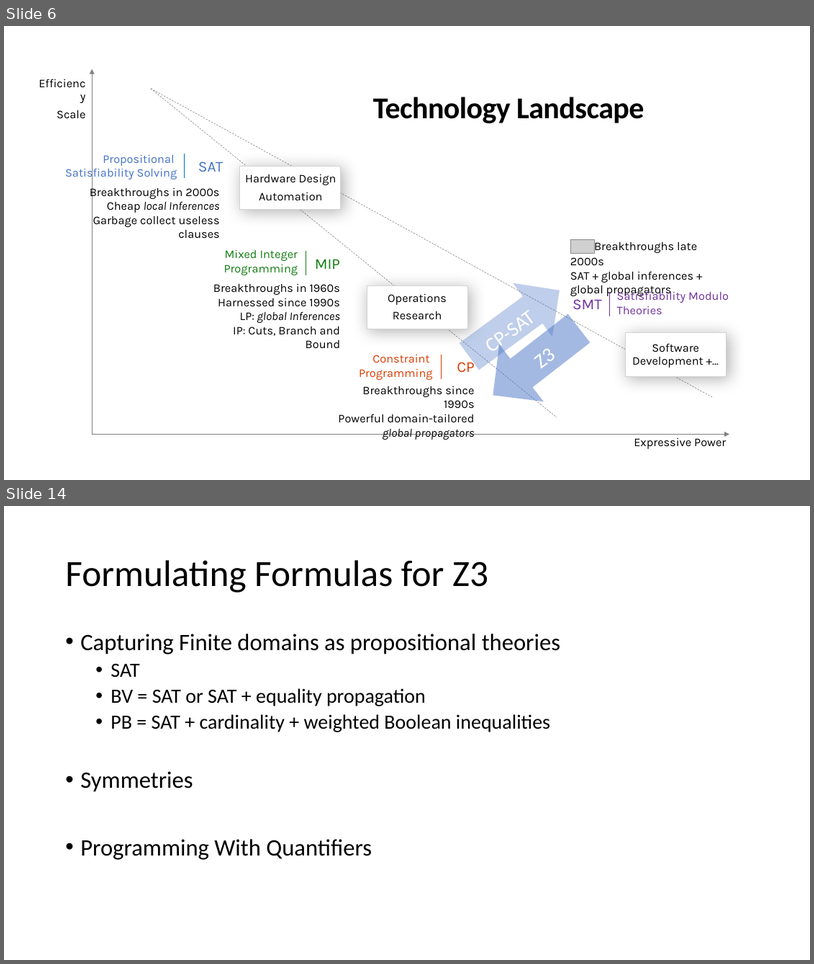
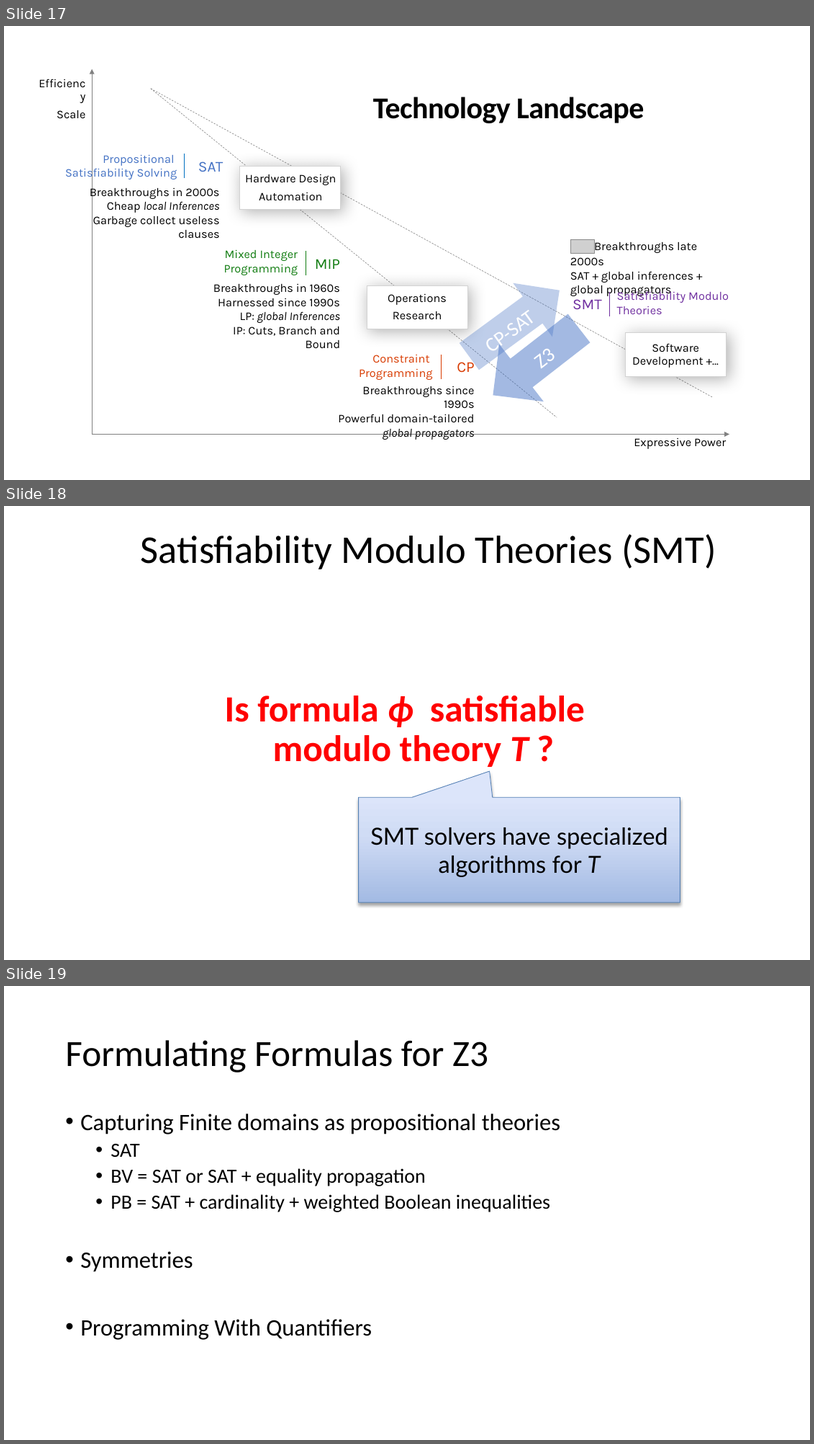
Before and after one commit to Z3Prover/doc, a slide deck: internals/tutorial/z3internals.pptx. Shown one above the other, each under a label of ours: slides 6 and 14 before the commit, slides 17, 18 and 19 after it; the slides between them are not shown. The pictures are 814x964 and 814x1444 pixels, drawn with LibreOffice and Linux fonts; fonts in the diff are those of the drawing; grey boxes stand for pictures. Boxes give left, top, right and bottom in pixels: in the first picture for what was removed or moved away, otherwise in the second. Text is boxed around its words. In the diff, an @@ line names an element or a change of style, - is before the commit and + after.

```diff
--- a/internals/tutorial/z3internals.pptx
+++ b/internals/tutorial/z3internals.pptx
@@ slide 18 added at [4, 506, 810, 960], background #FFFFFF @@
@@ text added at [141, 534, 716, 569], 46.8 pt, text #000000 @@
+Satisfiability Modulo Theories (SMT)
@@ text added at [225, 695, 585, 767], 44 pt, text #FF0000, bold @@
+Is formula ϕ satisfiable modulo theory T ?
@@ speech box added at [358, 797, 680, 902], fill gradient #A3BBE4 to #D0DDF6 to #DCE7FB, outline #5782B5 0.75 pt, 28 pt, text #000000 @@
+SMT solvers have specialized algorithms for T
@@ what was slide 6 is now slide 17 @@
@@ what was slide 14 is now slide 19 @@
```
Also in this commit, not shown: 1 slide changed, 60 other slides added.
